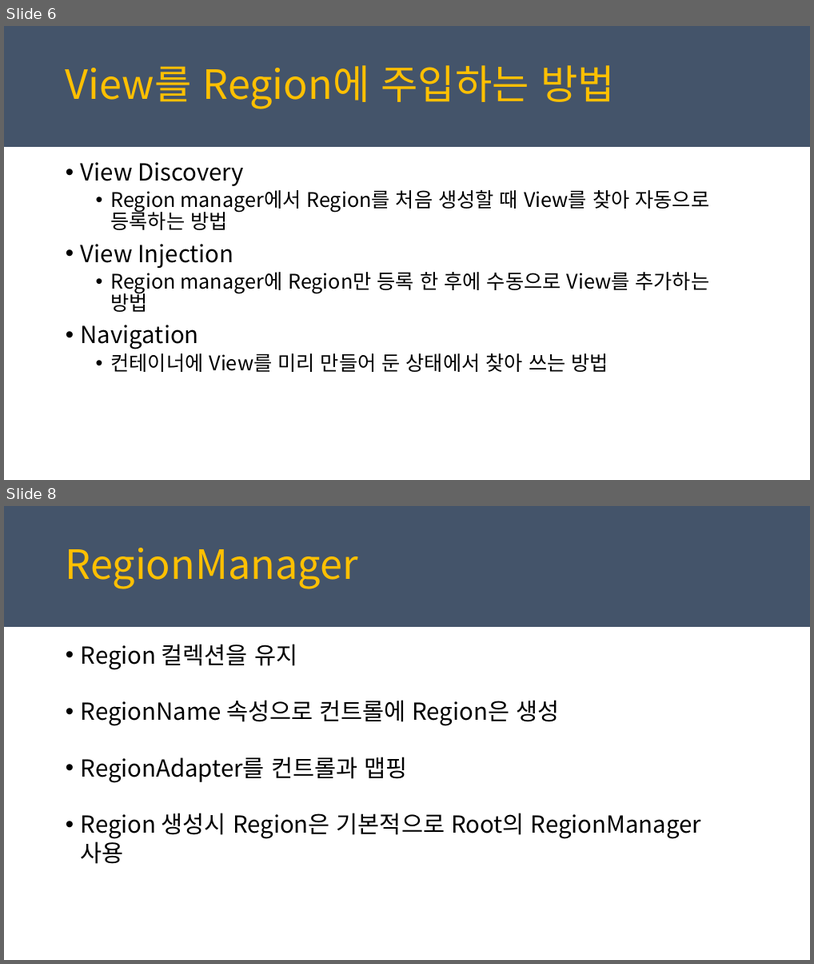
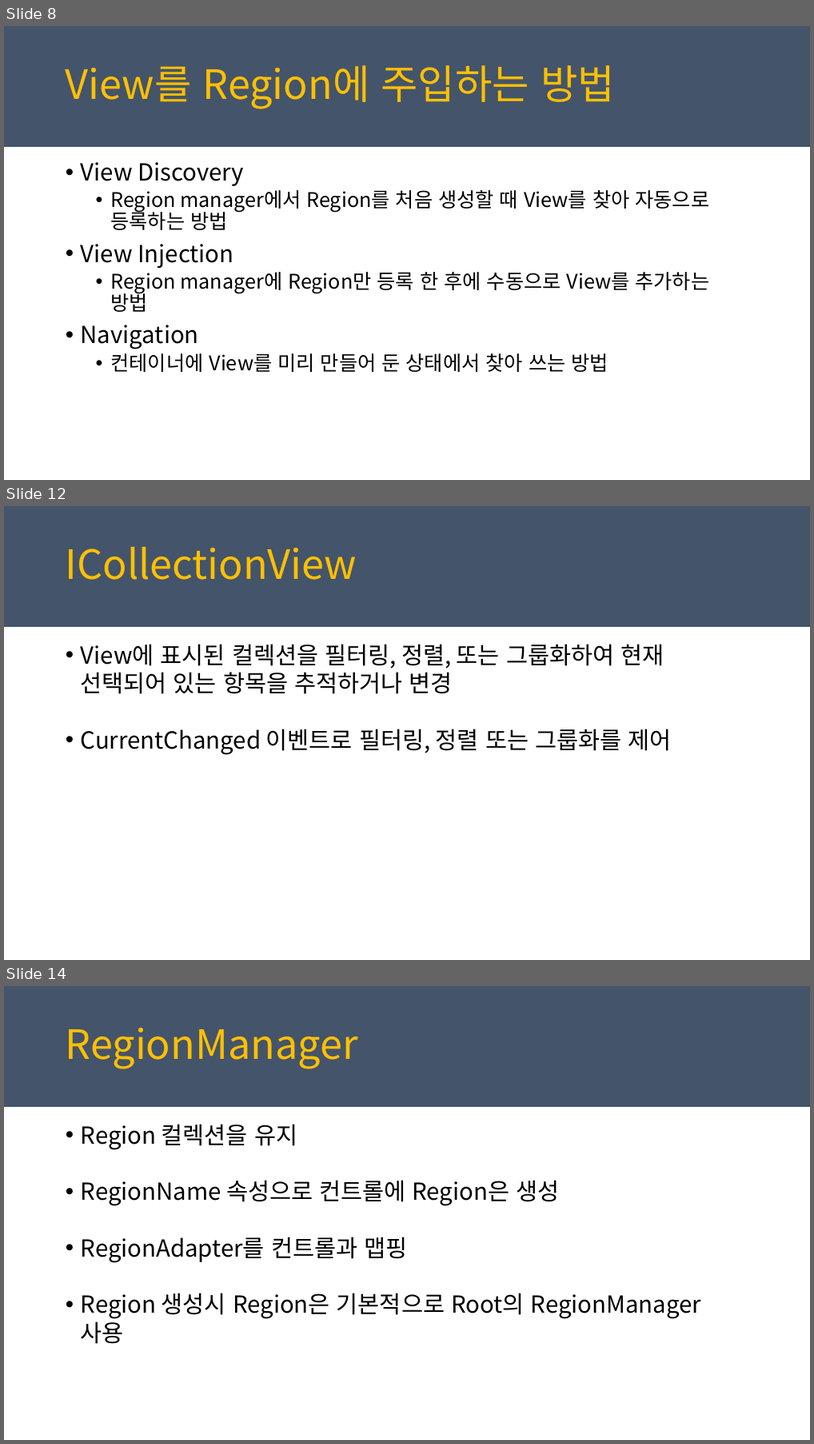
Before and after one commit to juniair/Summary-PPT, a slide deck: PRISM_통합.pptx. Shown one above the other, each under a label of ours: slides 6 and 8 before the commit, slides 8, 12 and 14 after it; the slides between them are not shown. The pictures are 814x964 and 814x1444 pixels, drawn with LibreOffice and Linux fonts; fonts in the diff are those of the drawing. Boxes give left, top, right and bottom in pixels: in the first picture for what was removed or moved away, otherwise in the second. Text is boxed around its words. In the diff, an @@ line names an element or a change of style, - is before the commit and + after.

```diff
--- a/PRISM_통합.pptx
+++ b/PRISM_통합.pptx
@@ slide 12 added at (x1=4, y1=506, x2=810, y2=960), background #FFFFFF; not listed: 1 template element that a slide beside it also shows @@
@@ text added at (x1=66, y1=547, x2=357, y2=580), 48 pt, text #FFC000 @@
+ICollectionView
@@ text added at (x1=81, y1=644, x2=672, y2=755), 28 pt, text #000000 @@
+• View에 표시된 컬렉션을 필터링, 정렬, 또는 그룹화하여 현재 선택되어 있는 항목을 추적하거나 변경
+• CurrentChanged 이벤트로 필터링, 정렬 또는 그룹화를 제어
@@ what was slide 6 is now slide 8 @@
@@ what was slide 8 is now slide 14 @@
```
Also in this commit, not shown: 5 slides changed, 5 other slides added, 1 slide removed, 52 other files.
